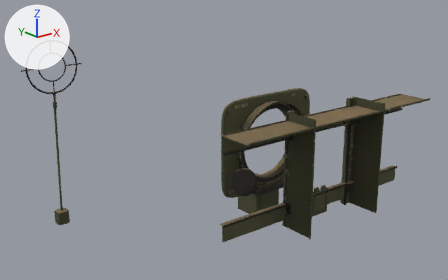
Two versions of the Blender file assets/blender/Gunsights.blend, one commit apart.
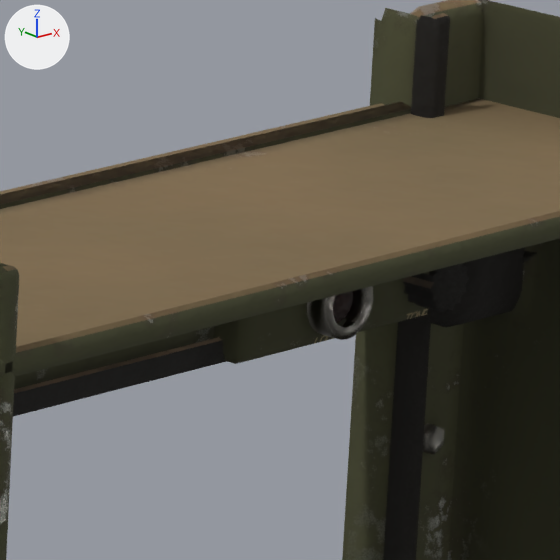
There are two pictures of each version: one whole from a 50 mm camera at (-2.28, -1.35, 1.05) aimed at (0.46, 2.07, -0.31), one close up on the part from 70% to 81% of the width and 35% to 52% of the height. The axes (+X, +Y, +Z) are drawn at upper left. The lights are the same throughout. The last two pictures show the newer version.

The scene before the commit, as lines of its bpy script (objects in view):
```python
me_left = bpy.data.meshes.new('Left')
me_left.from_pydata(...)  # 212 vertices, 147 faces; spans x -0.256..-0.195, y 0.52..0.728, z -0.3..0.3
# faces by material slot: [25, 85, 23, 14]
me_left.materials.append(mat_sight_od)  # its picture is missing
me_left.materials.append(mat_sight_rubber)
me_left.materials.append(mat_sight_od_dark)  # its picture is missing
me_left.materials.append(mat_sight_bare)
me_right = bpy.data.meshes.new('Right')
me_right.from_pydata(...)  # 212 vertices, 147 faces; spans x 0.195..0.256, y 0.52..0.728, z -0.3..0.3
# faces by material slot: [25, 85, 23, 14]
me_right.materials.append(mat_sight_od)  # its picture is missing
me_right.materials.append(mat_sight_rubber)
me_right.materials.append(mat_sight_od_dark)  # its picture is missing
me_right.materials.append(mat_sight_bare)
me_top = bpy.data.meshes.new('Top')
me_top.from_pydata(...)  # 380 vertices, 220 faces; spans x -0.649..0.649, y 0.52..0.722, z 0.164..0.266
# faces by material slot: [16, 45, 36, 110, 13]
me_top.materials.append(mat_sight_od)  # its picture is missing
me_top.materials.append(mat_sight_od_dark)  # its picture is missing
me_top.materials.append(mat_sight_rubber)
me_top.materials.append(mat_sight_bare)
me_top.materials.append(mat_lamp_off)
ob_left = bpy.data.objects.new('Left', me_left)
ob_left.location = (0.0, 0.0, 0.0)
ob_right = bpy.data.objects.new('Right', me_right)
ob_right.location = (0.0, 0.0, 0.0)
ob_top = bpy.data.objects.new('Top', me_top)
ob_top.location = (0.0, 0.0, 0.0)
```
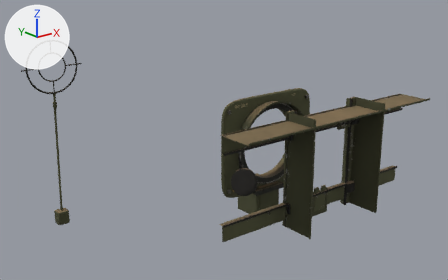
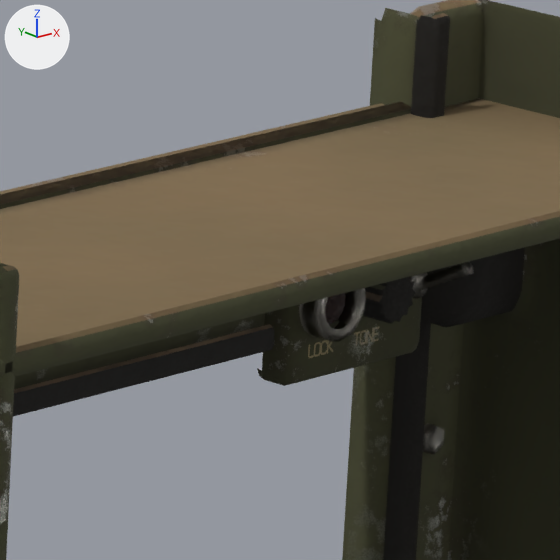
What differs and where, as boxes (x1, y1, x2, y2) in the close-ups (560 x 560 px):
'Controls', added: after (257, 261, 473, 386)
    faces in mat_sight_od_dark (its picture is missing): (257, 284, 422, 386)
    faces in mat_sight_bare: (299, 261, 473, 342)
    faces in mat_sight_rubber: (363, 277, 415, 324)
part 1 of me_top, deleted: before (213, 251, 537, 364)

The change, as a list of edits to the scene's bpy script:
```text
Change me_top:
    used by ob_top; location = (0.0, 0.0, 0.0)
    remove me_top.from_pydata(...)  # 380 vertices, 220 faces; spans x -0.649..0.649, y 0.52..0.722, z 0.164..0.266
    add me_top.from_pydata(...)  # 126 vertices, 71 faces; spans x -0.649..0.649, y 0.52..0.722, z 0.164..0.266
    me_top part 1: 6 loose pieces with 254 vertices, spanning x 0.07..0.27, y 0.648..0.7, z 0.164..0.214, are deleted
    other edits to the shape of me_top do not show in these pictures
    remove me_top.materials.append(mat_lamp_off)
Add me_controls:
    me_controls.from_pydata(...)  # 258 vertices, 152 faces; spans x 0.103..0.195, y 0.6485..0.7002, z 0.148..0.214
    # faces by material slot: [29, 90, 14, 19]
    me_controls.materials.append(mat_sight_od_dark)  # its picture is missing
    me_controls.materials.append(mat_sight_bare)
    me_controls.materials.append(mat_lamp_off)
    me_controls.materials.append(mat_sight_rubber)
Add ob_controls:
    ob_controls = bpy.data.objects.new('Controls', me_controls)
    ob_controls.location = (0.0, 0.0, 0.0)
```
